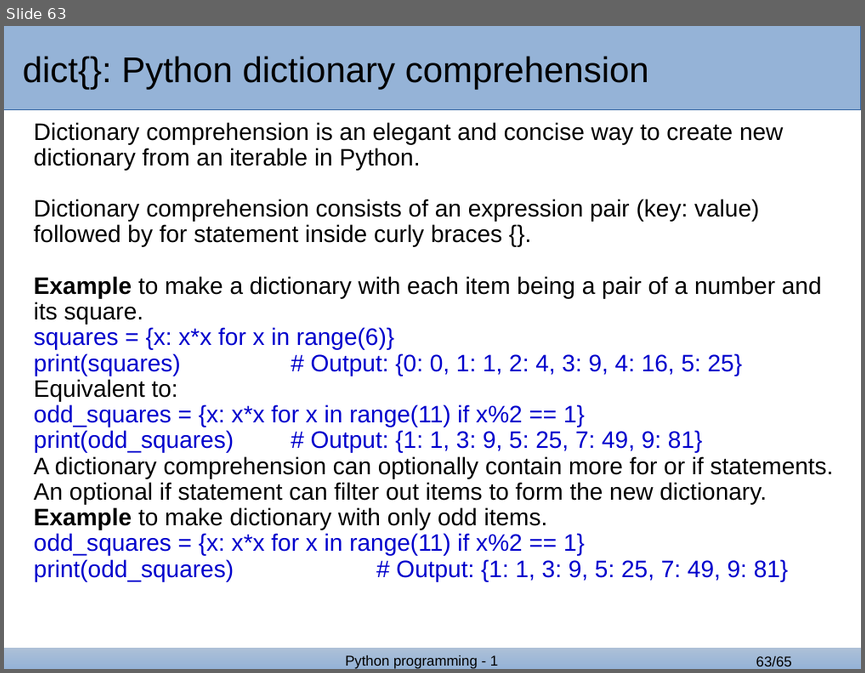
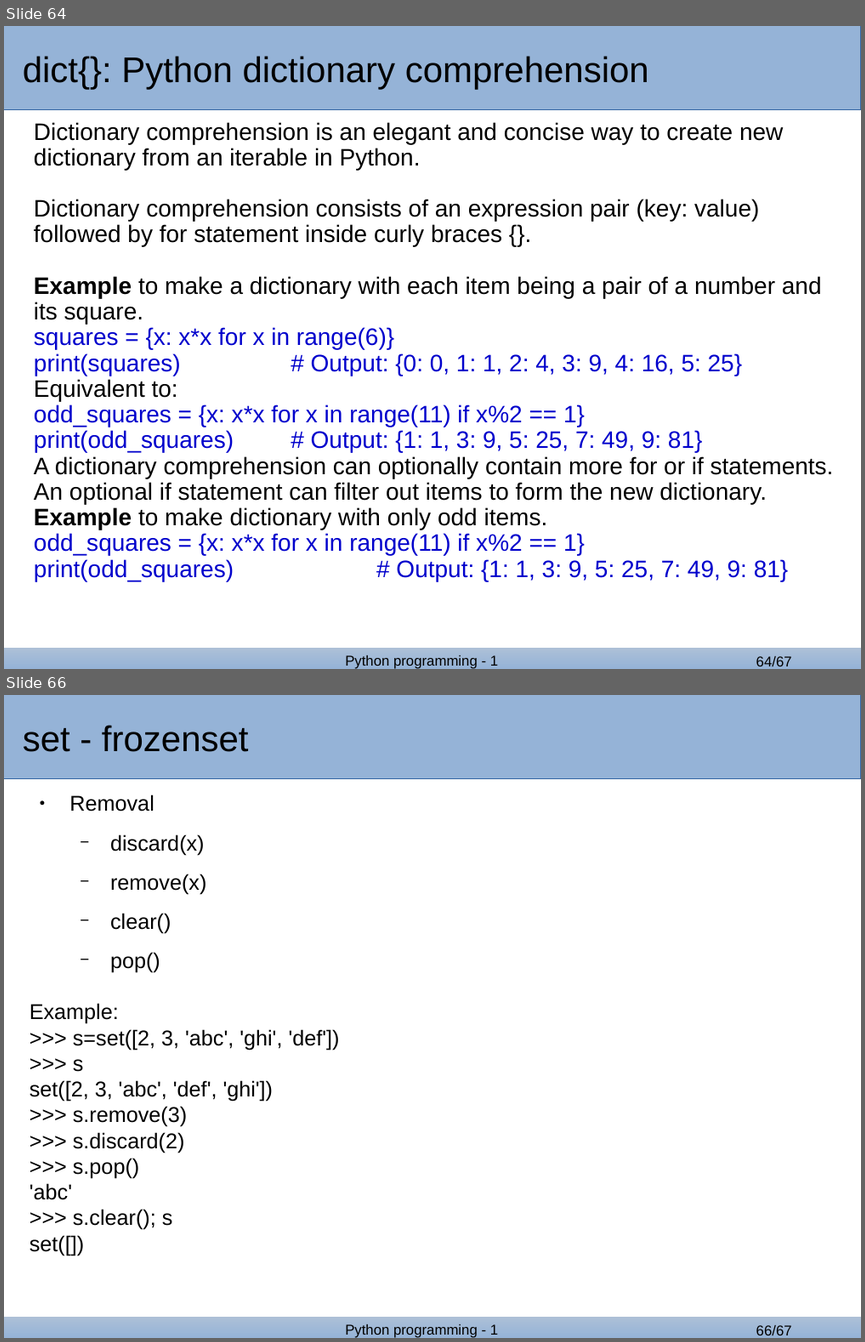
Before and after one commit to GozDavid/bash_lectures, a slide deck: python_2.odp. Shown one above the other, each under a label of ours: slide 63 before the commit, slides 64 and 66 after it; the slides between them are not shown. The pictures are 865x673 and 865x1342 pixels, drawn with LibreOffice and Linux fonts; fonts in the diff are those of the drawing; background and template pictures are left out. Boxes give left, top, right and bottom in pixels: in the first picture for what was removed or moved away, otherwise in the second. Text is boxed around its words. In the diff, an @@ line names an element or a change of style, - is before the commit and + after.

```diff
--- a/python_2.odp
+++ b/python_2.odp
@@ slide 66 added at (4, 695, 861, 1338), background #FFFFFF; not listed: 4 template elements that a slide beside it also shows @@
@@ rectangle added at (4, 698, 720, 776), fill #95B3D7, 30 pt, text #000000 @@
+set - frozenset
@@ text added at (30, 794, 340, 1255), 18 pt, text #000000 @@
+● Removal
+  − discard(x)
+  − remove(x)
+  − clear()
+  − pop()
+Example:
+>>> s=set([2, 3, 'abc', 'ghi', 'def'])
+>>> s
+set([2, 3, 'abc', 'def', 'ghi'])
+>>> s.remove(3)
+>>> s.discard(2)
+>>> s.pop()
+'abc'
+>>> s.clear(); s
+set([])
@@ what was slide 63 is now slide 64 @@
@@ page number at (756, 656, 792, 666): text changed @@
-63/65
+64/67
```
Also in this commit, not shown: 3 slides changed, 3 other slides added, 2 slides removed, 5 other files.
